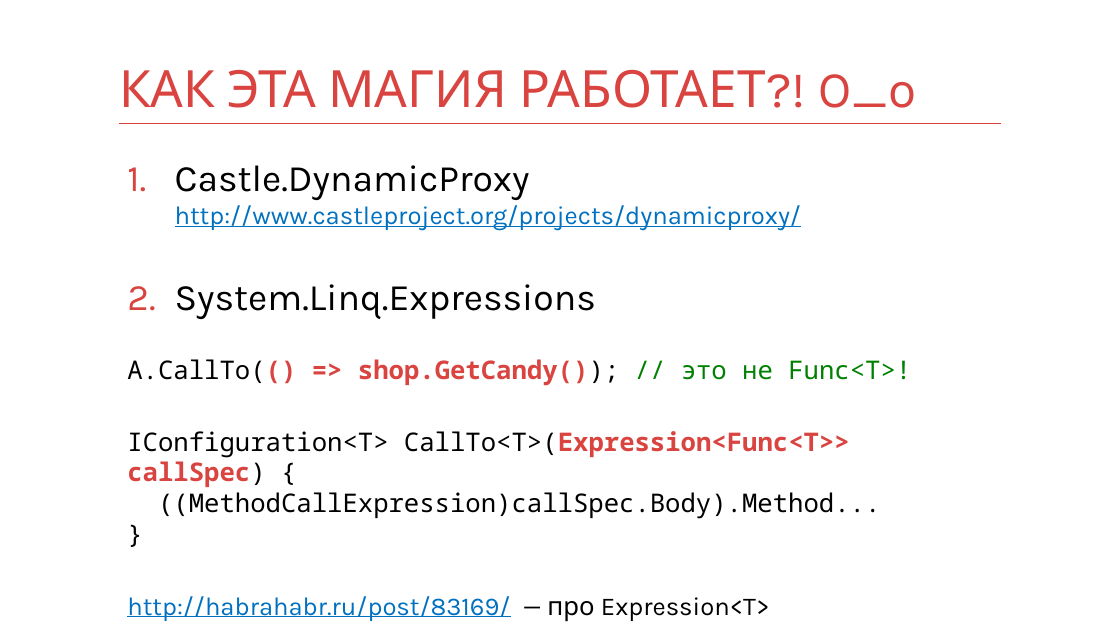
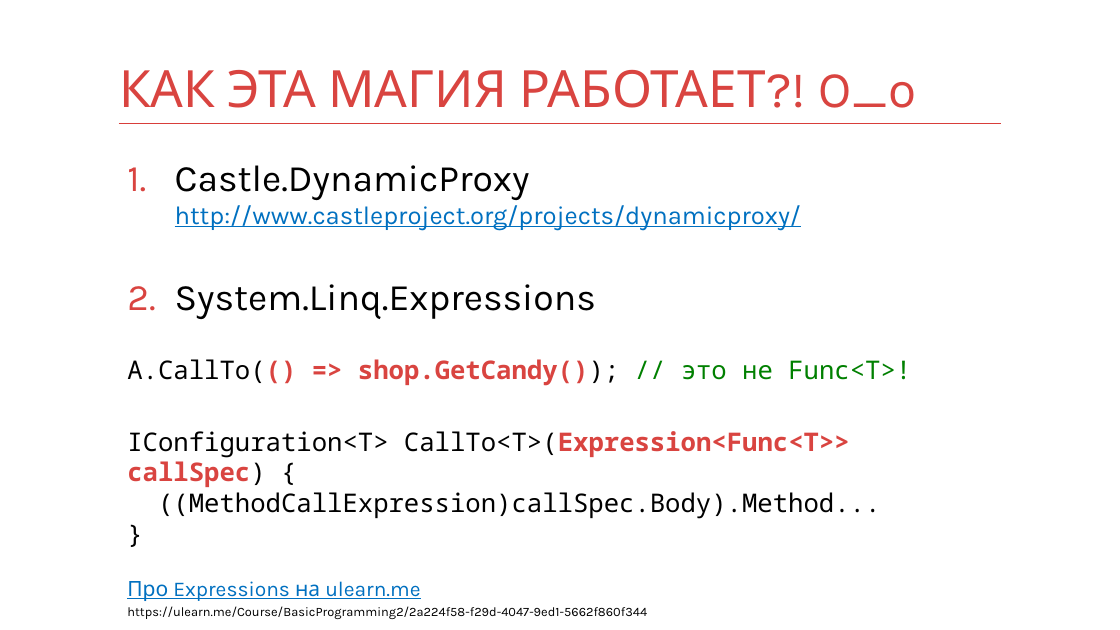
Before and after one commit to kontur-courses/mocks, a slide deck: slide 5 of mocks.pptx. Drawn at 1120x630 pixels with LibreOffice and Linux fonts; fonts in the diff are those of the drawing. Boxes give left, top, right and bottom in pixels: in the first picture for what was removed or moved away, otherwise in the second. Text is boxed around its words. In the diff, an @@ line names an element or a change of style, - is before the commit and + after.

Commit message:
Expressions link → ulearn.me

```diff
--- a/mocks.pptx
+++ b/mocks.pptx
@@ text at box(127, 581, 647, 619): text changed; size 22 to 11 pt; text colour #0070C0 to #000000 @@
-http://habrahabr.ru/post/83169/ — про Expression<T>
+Про Expressions на ulearn.me
+https://ulearn.me/Course/BasicProgramming2/2a224f58-f29d-4047-9ed1-5662f860f344
```
Also in this commit, not shown: 1 other slide changed.
